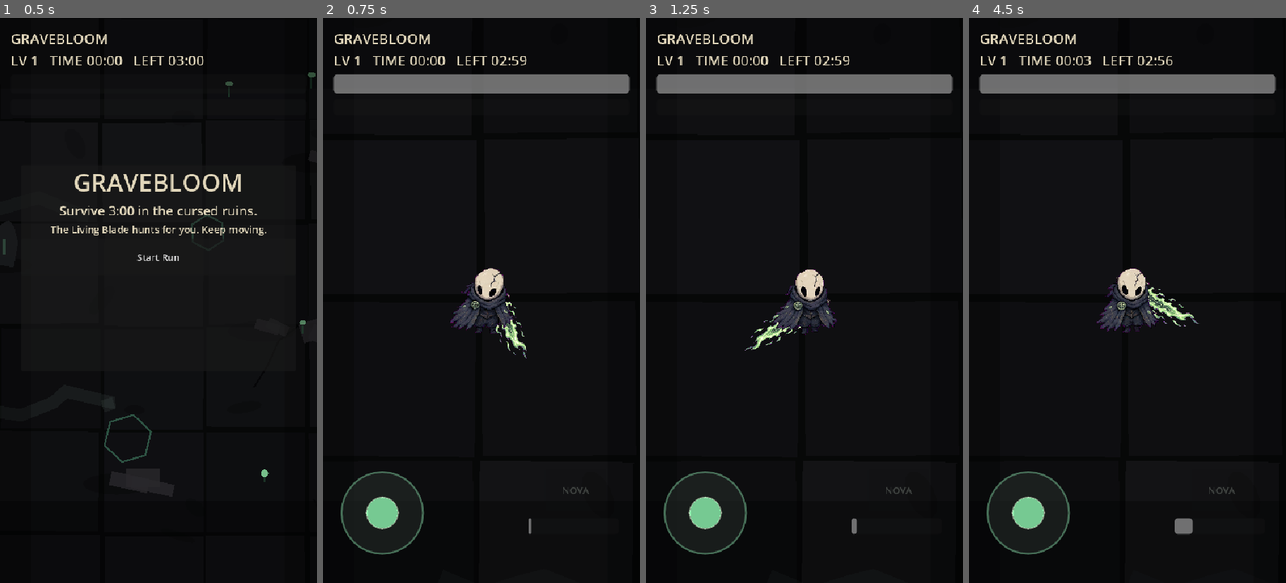
Above: before the commit, frames 1-4 (left to right).
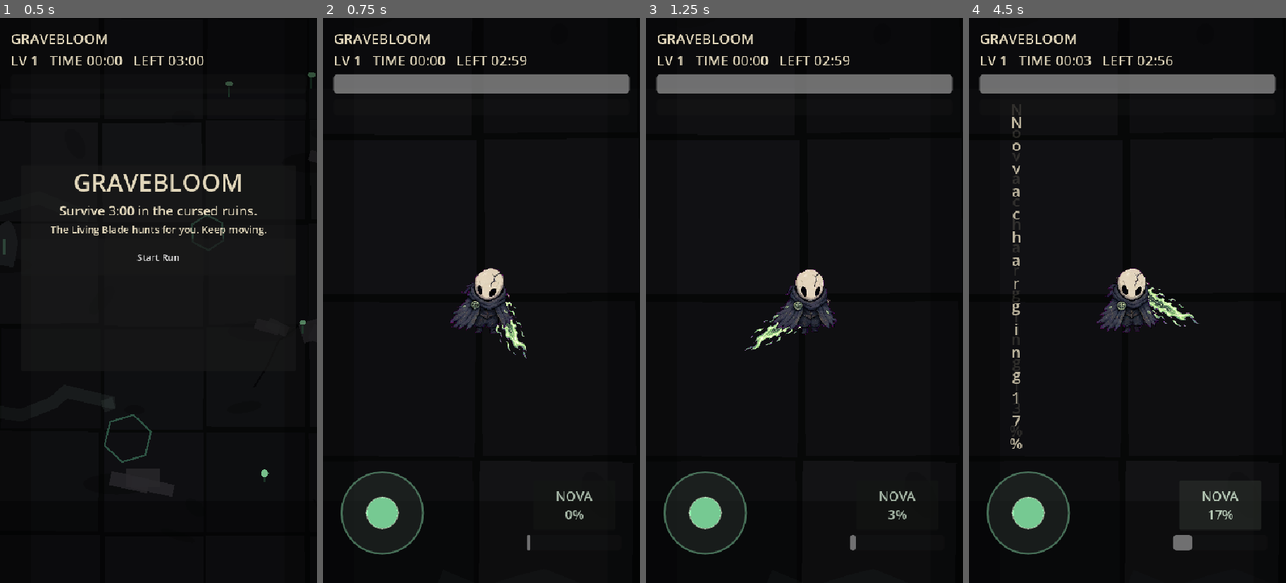
Above: after the commit, the same moments.

Repository: kotlinhustle/gravebloom
Game: Godot game, scene res://scenes/main.tscn
The game is run twice, just before and just after one commit, with the same random seed, the same clock (stepped at 60 frames per second) and the same inputs.
Inputs (mouse positions are in pixels of both pictures, inside the frame that each line leads up to):
- Up to frame 1 (0.5 s): no input
- Up to frame 2 (0.75 s): click "Start Run" at 0.5 s
- Up to frame 3 (1.25 s): no input
- Up to frame 4 (4.5 s): click (1219, 503) at 1.25 s, where only the run after the commit has a clickable "NOVA 3%"; click (1219, 503) at 2 s, where only the run after the commit has a clickable "NOVA 6%"; click (1219, 503) at 2.75 s, where only the run after the commit has a clickable "NOVA 9%"; click (1219, 503) at 3.5 s, where only the run after the commit has a clickable "NOVA 13%"; click (1219, 503) at 4.25 s, where only the run after the commit has a clickable "NOVA 16%"

Frame 1 is identical in both runs. In frame 2, 0.2% of the frame differs, in the area x 64-86%, y 83-95%; in frame 3, 0.3%; in frame 4, 1.2%, in the area x 13-86%, y 15-95%.

Commit message:
Make ultimate button visible while charging

Diff:
--- a/scripts/main.gd
+++ b/scripts/main.gd
@@ -647,17 +647,19 @@
 	_update_ultimate_ui()
 
 func _build_ultimate_ui() -> void:
-	ultimate_bar.position = Vector2(350, 850)
-	ultimate_bar.size = Vector2(154, 16)
+	ultimate_bar.position = Vector2(348, 878)
+	ultimate_bar.size = Vector2(160, 18)
 	ultimate_bar.max_value = ULTIMATE_COOLDOWN
 	ultimate_bar.value = 0.0
 	ultimate_bar.show_percentage = false
+	ultimate_bar.process_mode = Node.PROCESS_MODE_ALWAYS
 	ui_layer.add_child(ultimate_bar)
-	ultimate_button.position = Vector2(378, 766)
-	ultimate_button.size = Vector2(104, 72)
-	ultimate_button.text = "NOVA"
-	ultimate_button.disabled = true
+	ultimate_button.position = Vector2(358, 786)
+	ultimate_button.size = Vector2(140, 84)
+	ultimate_button.text = "NOVA\n0%"
+	ultimate_button.disabled = false
 	ultimate_button.process_mode = Node.PROCESS_MODE_ALWAYS
+	ultimate_button.add_theme_font_size_override("font_size", 22)
 	ultimate_button.pressed.connect(_cast_ultimate)
 	ui_layer.add_child(ultimate_button)
 
@@ -675,11 +677,16 @@
 	if ultimate_bar == null or ultimate_button == null:
 		return
 	ultimate_bar.value = ultimate_charge
-	ultimate_button.disabled = not ultimate_ready or game_state != "running"
-	ultimate_button.modulate = Color.WHITE if ultimate_ready else Color(0.62, 0.66, 0.62, 0.82)
+	var charge_percent := int(floor((ultimate_charge / ULTIMATE_COOLDOWN) * 100.0))
+	ultimate_button.text = "NOVA\nREADY" if ultimate_ready else "NOVA\n%d%%" % charge_percent
+	ultimate_button.disabled = game_state != "running"
+	ultimate_button.modulate = Color.WHITE if ultimate_ready else Color(0.78, 0.86, 0.78, 0.95)
 
 func _cast_ultimate() -> void:
-	if game_state != "running" or not ultimate_ready or player == null:
+	if game_state != "running" or player == null:
+		return
+	if not ultimate_ready:
+		_flash_overlay_text("Nova charging %d%%" % int(floor((ultimate_charge / ULTIMATE_COOLDOWN) * 100.0)))
 		return
 	ultimate_ready = false
 	ultimate_charge = 0.0
Not shown, changed: AGENTS.md
